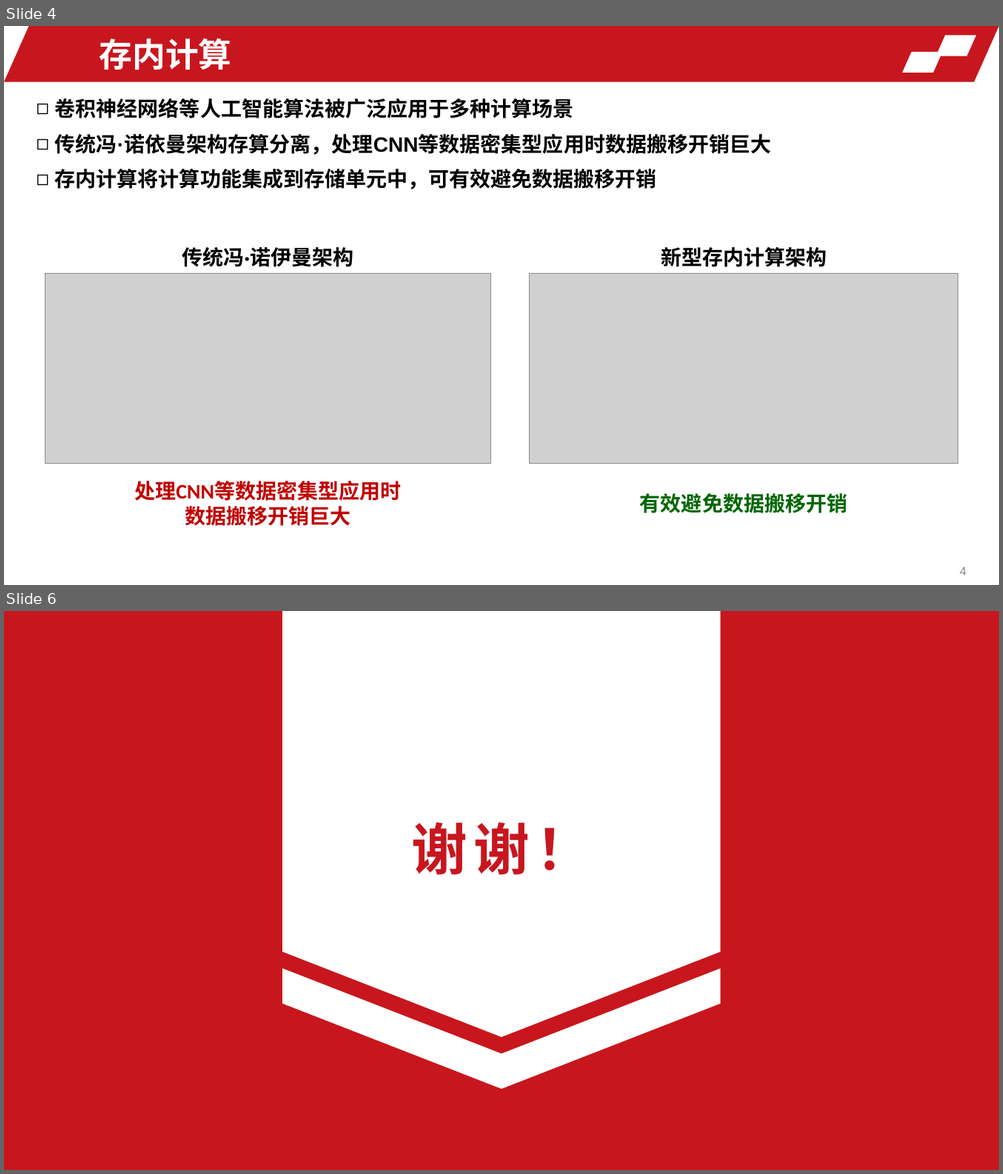
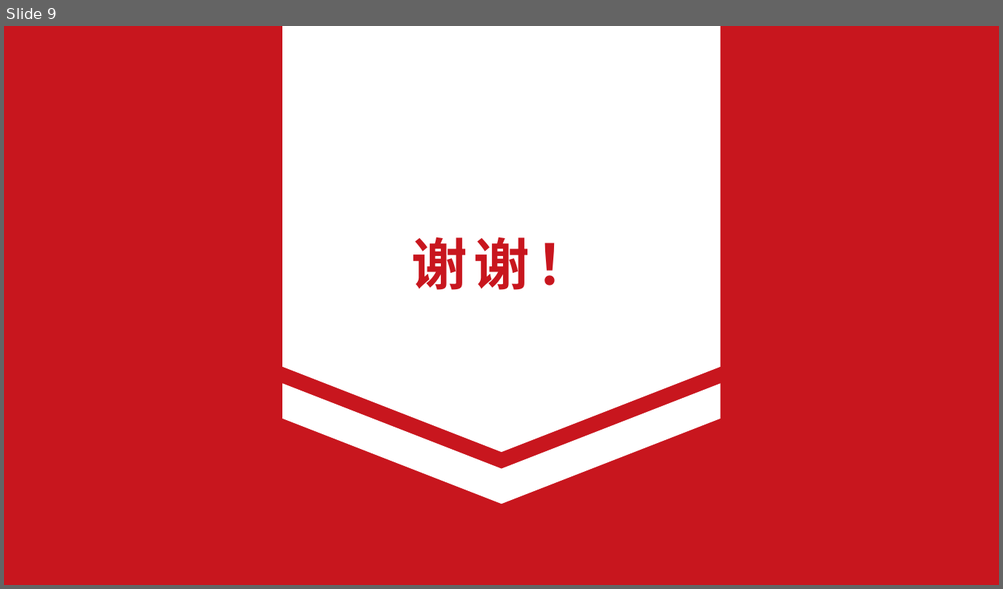
Before and after one commit to LKai-Xu/courses, a slide deck: proj_report/report.pptx. Shown one above the other, each under a label of ours: slides 4 and 6 before the commit, slide 9 after it; the slides between them are not shown. The pictures are 1003x1174 and 1003x589 pixels, drawn with LibreOffice and Linux fonts; fonts in the diff are those of the drawing; grey boxes stand for pictures; background and template pictures are left out. Boxes give left, top, right and bottom in pixels: in the first picture for what was removed or moved away, otherwise in the second. Text is boxed around its words. In the diff, an @@ line names an element or a change of style, - is before the commit and + after.

```diff
--- a/proj_report/report.pptx
+++ b/proj_report/report.pptx
@@ slide 4 removed at (4, 26, 999, 585), background picture (left out) @@
@@ parallelogram removed at (4, 26, 999, 82) @@
@@ text removed at (99, 38, 231, 70) @@
-存内计算
@@ parallelogram removed at (936, 36, 976, 55) @@
@@ parallelogram removed at (903, 52, 942, 72) @@
@@ text removed at (55, 99, 771, 190) @@
-◻ 卷积神经网络等人工智能算法被广泛应用于多种计算场景
-◻ 传统冯·诺依曼架构存算分离，处理CNN等数据密集型应用时数据搬移开销巨大
-◻ 存内计算将计算功能集成到存储单元中，可有效避免数据搬移开销
@@ text removed at (182, 247, 353, 267) @@
-传统冯·诺伊曼架构
@@ text removed at (660, 247, 826, 267) @@
-新型存内计算架构
@@ picture removed at (45, 274, 490, 464) @@
@@ picture removed at (529, 274, 958, 464) @@
@@ text removed at (134, 481, 401, 526) @@
-处理CNN等数据密集型应用时
-数据搬移开销巨大
@@ text removed at (640, 494, 847, 514) @@
-有效避免数据搬移开销
@@ page number removed at (959, 567, 966, 576) @@
-4
@@ what was slide 6 is now slide 9 @@
```
Also in this commit, not shown: 3 slides changed, 5 slides added, 1 other slide removed, 1 other file.
